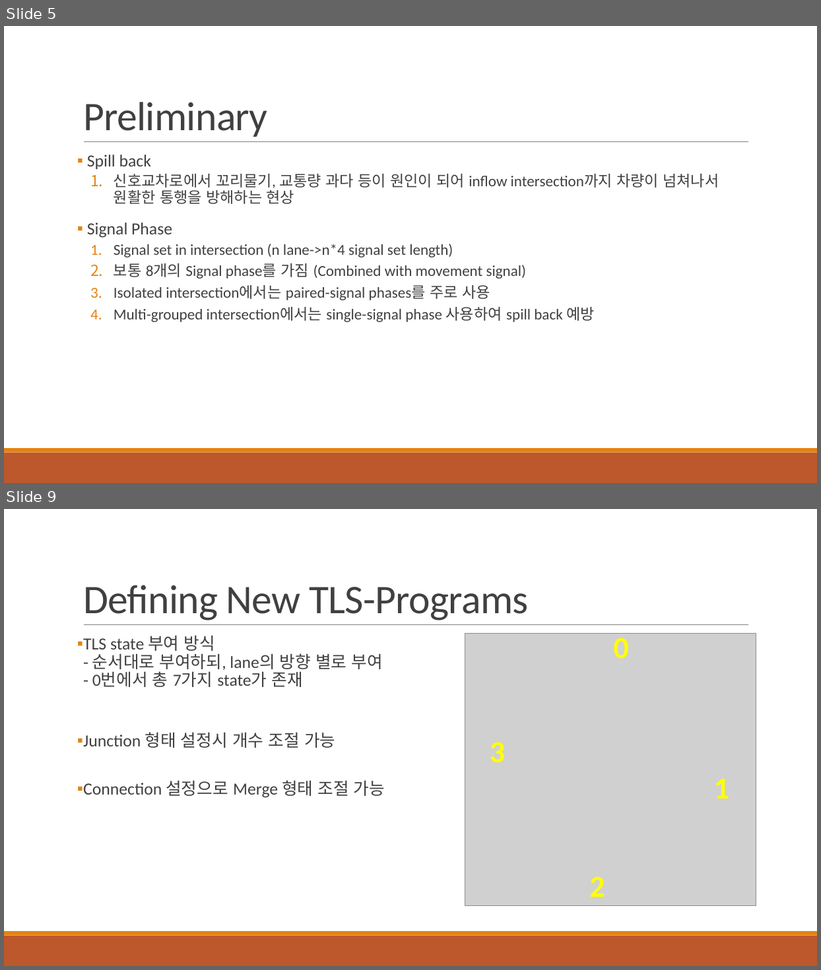
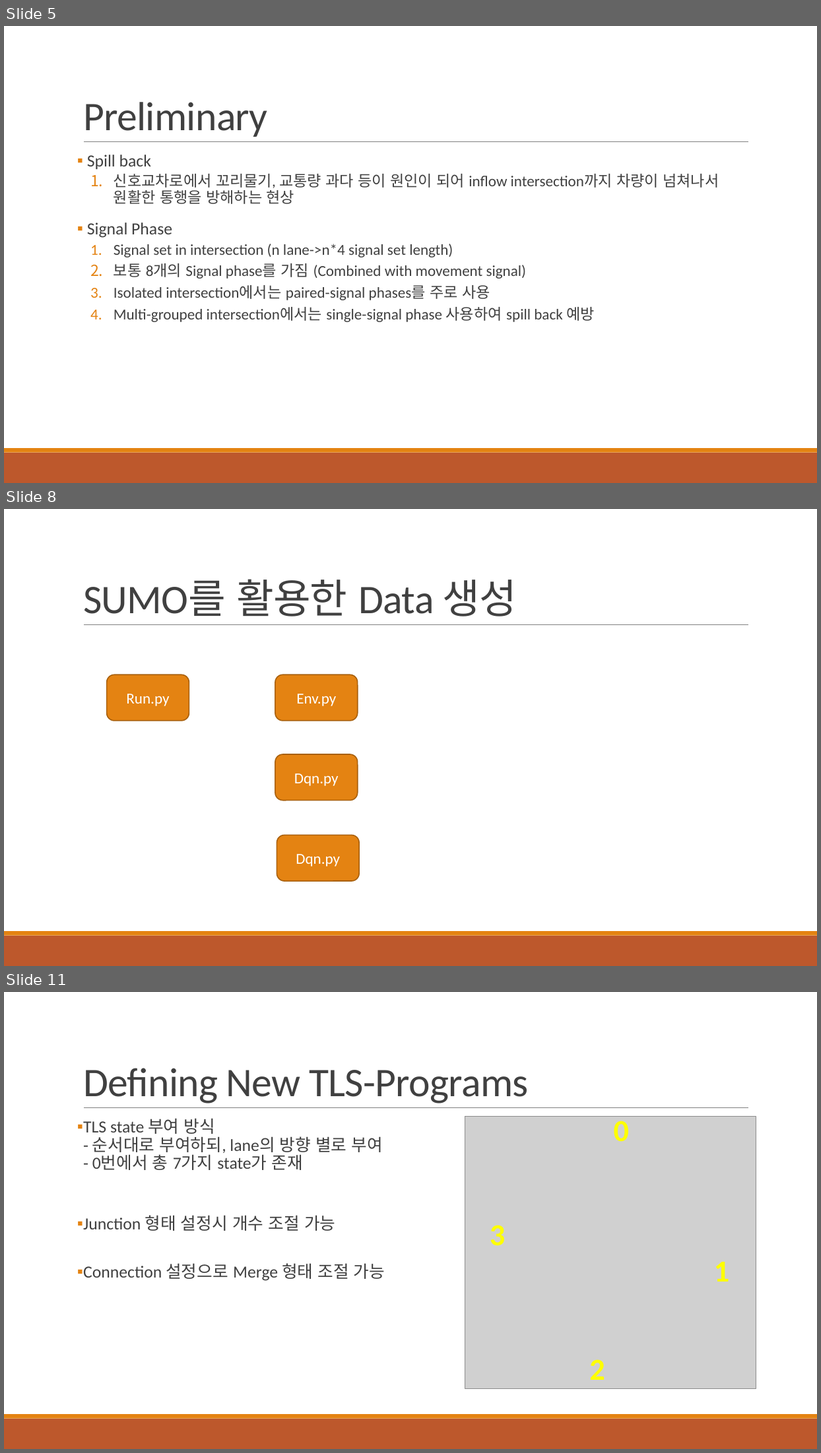
Before and after one commit to 3neutronstar/traffic-optimization_RL, a slide deck: 1st_Seminar(강민수).pptx. Shown one above the other, each under a label of ours: slides 5 and 9 before the commit, slides 5, 8 and 11 after it; the slides between them are not shown. The pictures are 821x970 and 821x1453 pixels, drawn with LibreOffice and Linux fonts; fonts in the diff are those of the drawing; grey boxes stand for pictures. Boxes give left, top, right and bottom in pixels: in the first picture for what was removed or moved away, otherwise in the second. Text is boxed around its words. In the diff, an @@ line names an element or a change of style, - is before the commit and + after.

```diff
--- a/1st_Seminar(강민수).pptx
+++ b/1st_Seminar(강민수).pptx
@@ slide 8 added at bbox=[4, 509, 817, 966], background #FFFFFF; not listed: 3 template elements that a slide beside it also shows @@
@@ title added at bbox=[83, 579, 517, 617], 48 pt, text #404040 @@
+SUMO를 활용한 Data 생성
@@ rounded rectangle added at bbox=[106, 675, 189, 721], fill #E48312, outline #A9610D 1.25 pt, 18 pt, text #FFFFFF @@
+Run.py
@@ rounded rectangle added at bbox=[275, 675, 358, 721], fill #E48312, outline #A9610D 1.25 pt, 18 pt, text #FFFFFF @@
+Env.py
@@ rounded rectangle added at bbox=[275, 755, 358, 801], fill #E48312, outline #A9610D 1.25 pt, 18 pt, text #FFFFFF @@
+Dqn.py
@@ rounded rectangle added at bbox=[277, 835, 359, 881], fill #E48312, outline #A9610D 1.25 pt, 18 pt, text #FFFFFF @@
+Dqn.py
@@ what was slide 9 is now slide 11 @@
```
Also in this commit, not shown: 4 slides changed, 1 other slide added, 26 other files.
